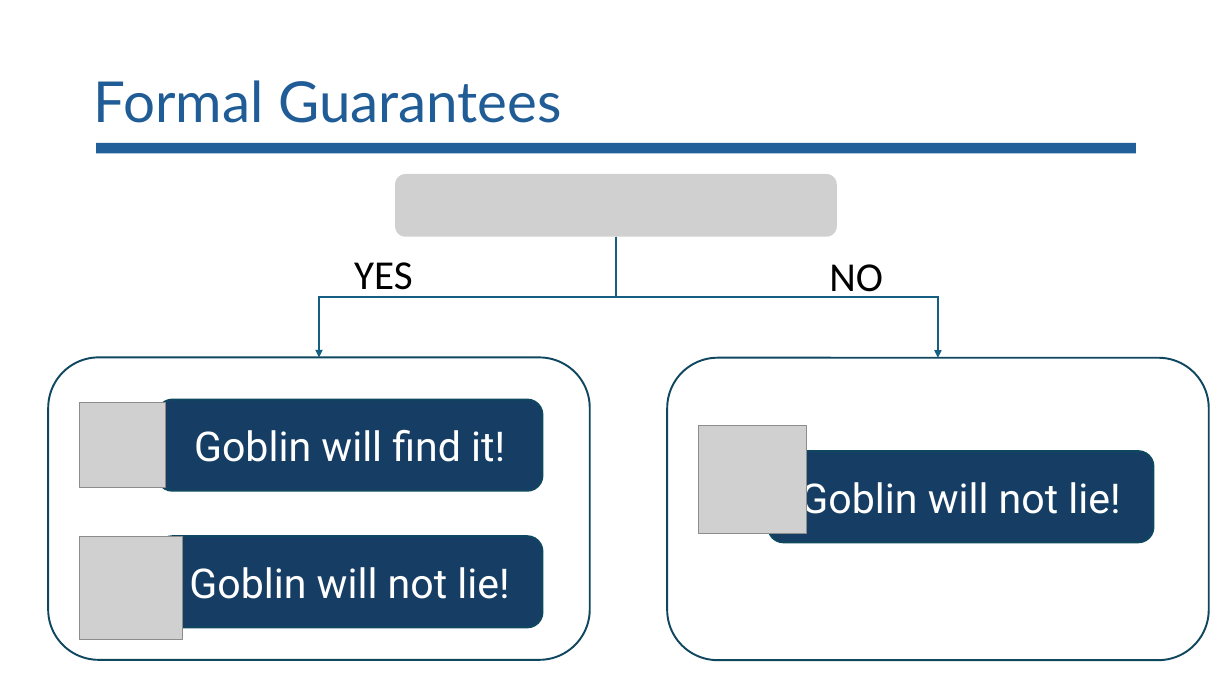
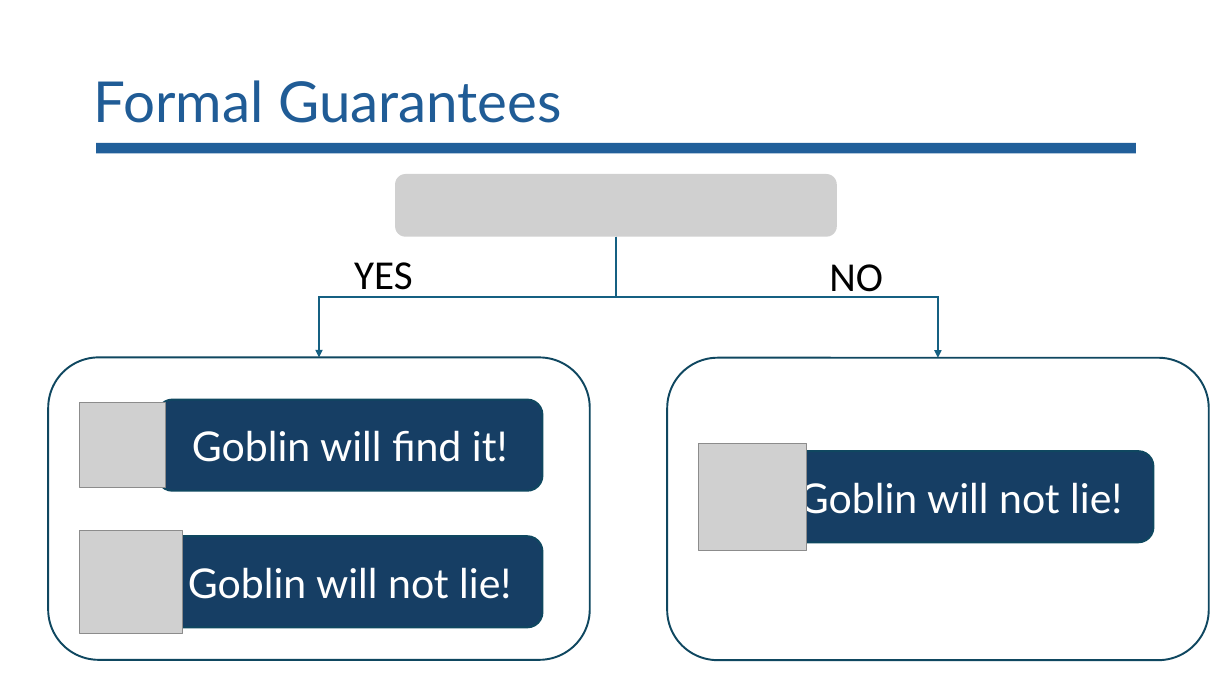
Before and after one commit to lorchrob/goblin_slides, a slide deck: slide 67 of goblin_slides.pptx (slide 66 before the commit). Drawn at 1232x693 pixels with LibreOffice and Linux fonts; fonts in the diff are those of the drawing; grey boxes stand for pictures. Boxes give left, top, right and bottom in pixels: in the first picture for what was removed or moved away, otherwise in the second. Text is boxed around its words. In the diff, an @@ line names an element or a change of style, - is before the commit and + after.

```diff
--- a/goblin_slides.pptx
+++ b/goblin_slides.pptx
@@ picture: place and size @@
-picture at box(699, 426, 807, 534)
+picture at box(699, 444, 807, 552)
@@ font Roboto to Lato in 3 elements at box(157, 399, 543, 491), box(157, 536, 543, 628), box(768, 451, 1153, 543) @@
@@ picture: place and size @@
-picture at box(79, 536, 182, 639)
+picture at box(79, 531, 182, 633)
```
Also in this commit, not shown: 2 other slides changed, 1 slide added.
